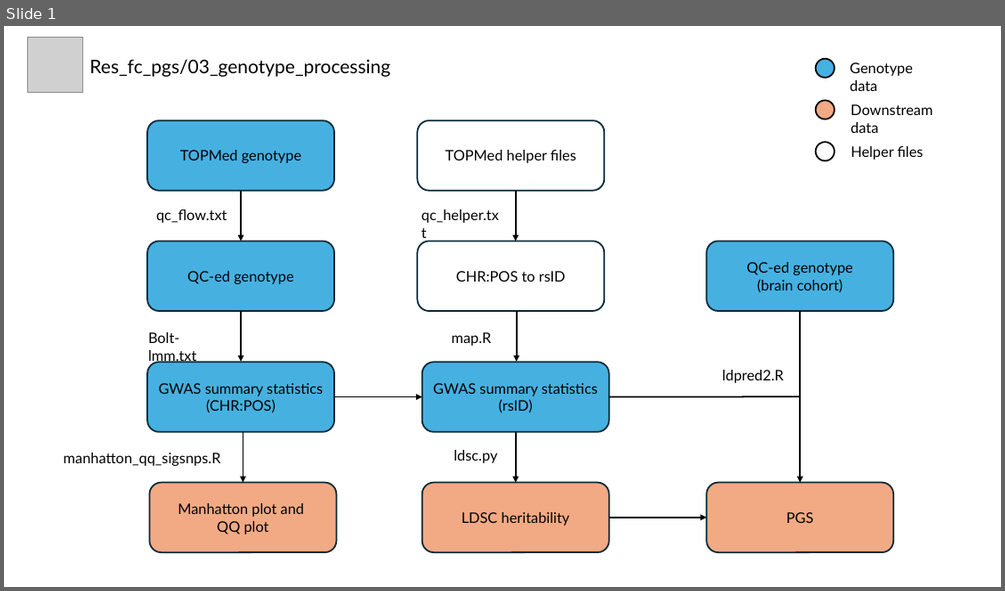
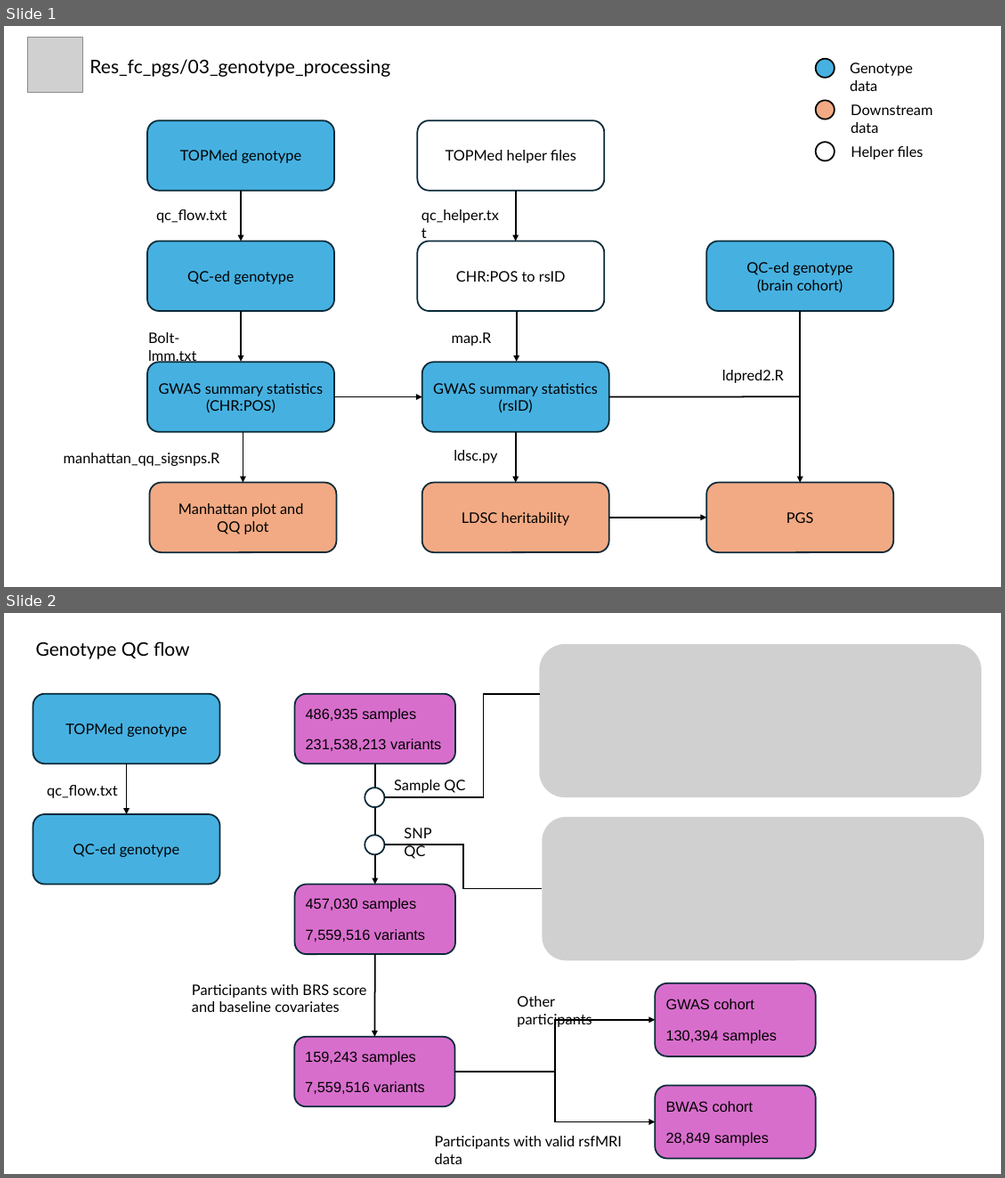
Before and after one commit to IanWu0408/res_fc_pgs, a slide deck: 03_genotype_processing/summary.pptx. Shown one above the other, each under a label of ours: slide 1 before the commit, slides 1 and 2 after it. The pictures are 1005x591 and 1005x1178 pixels, drawn with LibreOffice and Linux fonts; fonts in the diff are those of the drawing; grey boxes stand for pictures. Boxes give left, top, right and bottom in pixels: in the first picture for what was removed or moved away, otherwise in the second. Text is boxed around its words. In the diff, an @@ line names an element or a change of style, - is before the commit and + after.

```diff
--- a/03_genotype_processing/summary.pptx
+++ b/03_genotype_processing/summary.pptx
@@ slide 2 added at (4, 613, 1001, 1174), background #FFFFFF @@
@@ text added at (36, 641, 190, 659), 18 pt, text #000000 @@
+Genotype QC flow
@@ rounded rectangle added at (33, 694, 220, 764), fill #46B1E1, outline #092A39 1.5 pt, 14 pt, text #000000 @@
+TOPMed genotype
@@ arrow added from (127, 764) to (127, 814), #000000 1.5 pt @@
@@ text added at (47, 785, 117, 798), 14 pt, text #000000 @@
+qc_flow.txt
@@ rounded rectangle added at (33, 814, 220, 884), fill #46B1E1, outline #092A39 1.5 pt, 14 pt, text #000000 @@
+QC-ed genotype
@@ group added at (192, 644, 984, 1107): 3 texts, 3 rounded rectangles, 2 pictures, 2 arrows, 2 ellipses, 2 elbow lines @@
+Sample QC
+486,935 samples
+231,538,213 variants
+457,030 samples
+7,559,516 variants
+159,243 samples
+7,559,516 variants
+Participants with BRS score and baseline covariates
+SNP QC
@@ rounded rectangle added at (655, 983, 816, 1056), fill #D86ECC, outline #092A39 1.5 pt, 14 pt, text #000000 @@
+GWAS cohort
+130,394 samples
@@ text added at (517, 996, 591, 1028), 14 pt, text #000000 @@
+Other participants
@@ elbow arrow added from (455, 1071) to (655, 1020), #000000 1.5 pt @@
@@ elbow arrow added from (455, 1071) to (655, 1121), #000000 1.5 pt @@
@@ rounded rectangle added at (655, 1085, 816, 1159), fill #D86ECC, outline #092A39 1.5 pt, 14 pt, text #000000 @@
+BWAS cohort
+28,849 samples
@@ text added at (435, 1135, 622, 1164), 14 pt, text #000000 @@
+Participants with valid rsfMRI data
@@ slide 1 changed as well @@
@@ text at (64, 452, 220, 466): text changed @@
-manhatton_qq_sigsnps.R
+manhattan_qq_sigsnps.R
@@ text in rounded rectangle at (178, 503, 303, 534): text changed @@
-Manhatton plot and
-QQ plot
+Manhattan plot and
+QQ plot
```
Also in this commit, not shown: 2 other files.
